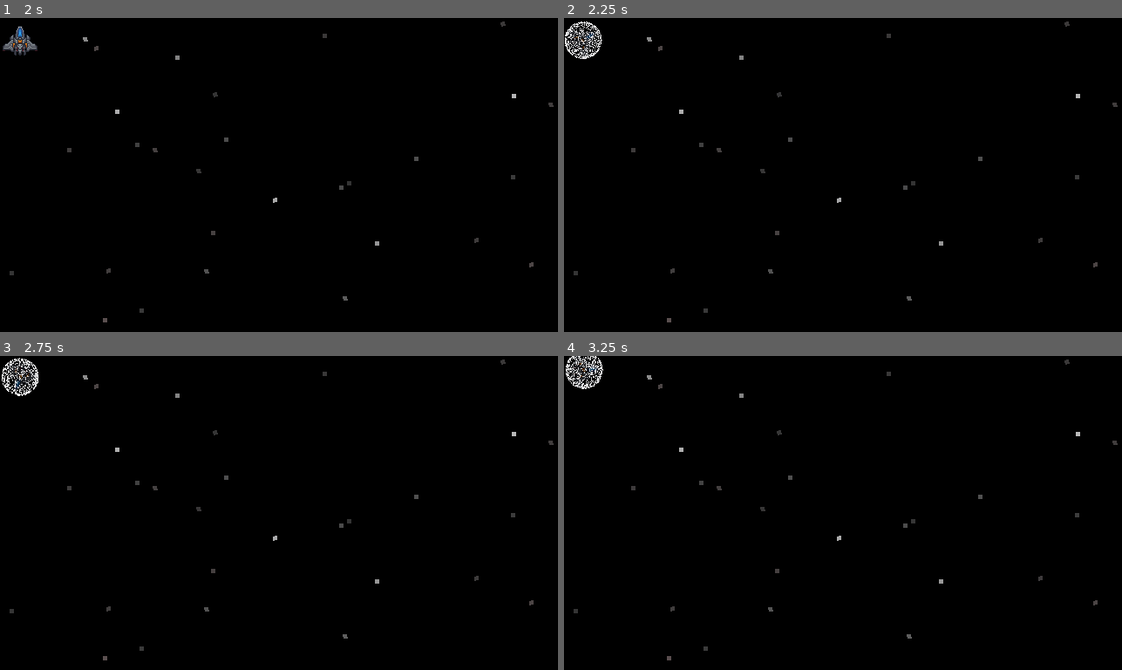
Above: before the commit, frames 1-4 (two rows, left to right).
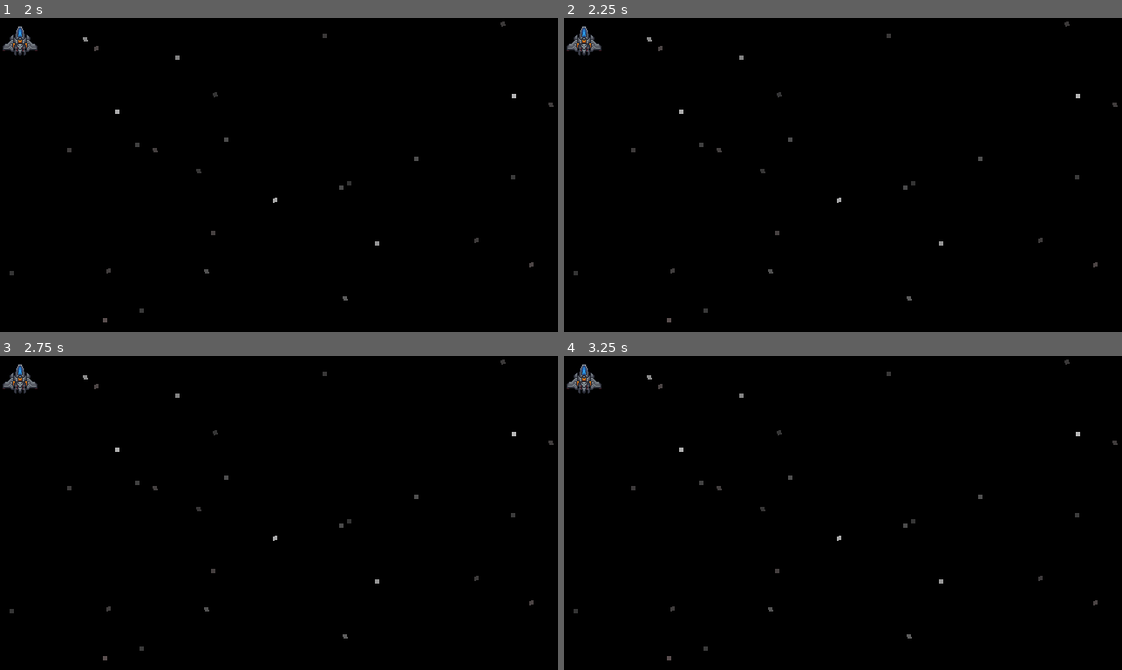
Above: after the commit, the same moments.

Repository: specialagentsoftware/spaceduel
Game: Godot game, scene res://Scenes/Title.tscn
Same seed, same stepped clock (60 frames per second), same inputs: the game is played once before the commit and once after it.
Inputs:
- Up to frame 1 (2 s): click "START" at 0.5 s; click "Light" at 1.25 s
- Up to frame 2 (2.25 s): tap Enter at 2 s; hold D (rotate_right, bound only before the commit) from 2.03 s (still down); hold Q (special2, bound only before the commit) from 2.03 s (still down)
- Up to frame 3 (2.75 s): keep holding D (rotate_right, bound only before the commit); keep holding Q (special2, bound only before the commit)
- Up to frame 4 (3.25 s): release D (rotate_right, bound only before the commit) at 2.78 s; release Q (special2, bound only before the commit) at 2.78 s; hold A (rotate_left, bound only before the commit) from 2.78 s (still down); tap E (special1, bound only before the commit) at 2.85 s; tap Q (special2, bound only before the commit) at 3.05 s

Frame 1 is identical in both runs. In frame 2, 0.5% of the frame differs, in the area x 0-7%, y 1-14%; in frame 3, 0.5%; in frame 4, 0.5%, in the area x 0-8%, y 0-12%.

Commit message:
inputchanges

Diff:
--- a/Scenes/Title.tscn
+++ b/Scenes/Title.tscn
@@ -72,6 +72,5 @@
 rect_scale = Vector2( 0.4, 0.52 )
 custom_fonts/font = ExtResource( 3 )
 text = "QUIT"
-
 [connection signal="pressed" from="Start" to="." method="_on_Start_pressed"]
 [connection signal="pressed" from="Quit" to="." method="_on_Quit_pressed"]
--- a/Scripts/LightCraft.gd
+++ b/Scripts/LightCraft.gd
@@ -36,6 +36,7 @@
 		move_and_slide(final)
 
 	if Input.is_action_just_pressed("special2"):
+		speed = 250
 		collission.visible = false
 		leftthrust.emitting = false
 		rightthrust.emitting = false
@@ -55,6 +56,7 @@
 		rightthrust.emitting = true
 
 func _on_Timer_timeout():
+		speed = 400
 		collission.visible = true
 		sprite.modulate.a = 1.0
 		leftthrust.modulate.a = 1
--- a/project.godot
+++ b/project.godot
@@ -59,47 +59,56 @@
 
 right={
 "deadzone": 0.5,
-"events": [ Object(InputEventKey,"resource_local_to_scene":false,"resource_name":"","device":0,"alt":false,"shift":false,"control":false,"meta":false,"command":false,"pressed":false,"scancode":0,"physical_scancode":68,"unicode":0,"echo":false,"script":null)
+"events": [ Object(InputEventKey,"resource_local_to_scene":false,"resource_name":"","device":0,"alt":false,"shift":false,"control":false,"meta":false,"command":false,"pressed":false,"scancode":0,"unicode":0,"echo":false,"script":null)
+, Object(InputEventKey,"resource_local_to_scene":false,"resource_name":"","device":0,"alt":false,"shift":false,"control":false,"meta":false,"command":false,"pressed":false,"scancode":68,"unicode":0,"echo":false,"script":null)
  ]
 }
 left={
 "deadzone": 0.5,
-"events": [ Object(InputEventKey,"resource_local_to_scene":false,"resource_name":"","device":0,"alt":false,"shift":false,"control":false,"meta":false,"command":false,"pressed":false,"scancode":0,"physical_scancode":65,"unicode":0,"echo":false,"script":null)
+"events": [ Object(InputEventKey,"resource_local_to_scene":false,"resource_name":"","device":0,"alt":false,"shift":false,"control":false,"meta":false,"command":false,"pressed":false,"scancode":0,"unicode":0,"echo":false,"script":null)
+, Object(InputEventKey,"resource_local_to_scene":false,"resource_name":"","device":0,"alt":false,"shift":false,"control":false,"meta":false,"command":false,"pressed":false,"scancode":65,"unicode":0,"echo":false,"script":null)
  ]
 }
 up={
 "deadzone": 0.5,
-"events": [ Object(InputEventKey,"resource_local_to_scene":false,"resource_name":"","device":0,"alt":false,"shift":false,"control":false,"meta":false,"command":false,"pressed":false,"scancode":0,"physical_scancode":87,"unicode":0,"echo":false,"script":null)
+"events": [ Object(InputEventKey,"resource_local_to_scene":false,"resource_name":"","device":0,"alt":false,"shift":false,"control":false,"meta":false,"command":false,"pressed":false,"scancode":0,"unicode":0,"echo":false,"script":null)
+, Object(InputEventKey,"resource_local_to_scene":false,"resource_name":"","device":0,"alt":false,"shift":false,"control":false,"meta":false,"command":false,"pressed":false,"scancode":87,"unicode":0,"echo":false,"script":null)
  ]
 }
 down={
 "deadzone": 0.5,
-"events": [ Object(InputEventKey,"resource_local_to_scene":false,"resource_name":"","device":0,"alt":false,"shift":false,"control":false,"meta":false,"command":false,"pressed":false,"scancode":0,"physical_scancode":83,"unicode":0,"echo":false,"script":null)
+"events": [ Object(InputEventKey,"resource_local_to_scene":false,"resource_name":"","device":0,"alt":false,"shift":false,"control":false,"meta":false,"command":false,"pressed":false,"scancode":0,"unicode":0,"echo":false,"script":null)
+, Object(InputEventKey,"resource_local_to_scene":false,"resource_name":"","device":0,"alt":false,"shift":false,"control":false,"meta":false,"command":false,"pressed":false,"scancode":83,"unicode":0,"echo":false,"script":null)
  ]
 }
 rotate_right={
 "deadzone": 0.5,
-"events": [ Object(InputEventKey,"resource_local_to_scene":false,"resource_name":"","device":0,"alt":false,"shift":false,"control":false,"meta":false,"command":false,"pressed":false,"scancode":0,"physical_scancode":68,"unicode":0,"echo":false,"script":null)
+"events": [ Object(InputEventKey,"resource_local_to_scene":false,"resource_name":"","device":0,"alt":false,"shift":false,"control":false,"meta":false,"command":false,"pressed":false,"scancode":0,"unicode":0,"echo":false,"script":null)
+, Object(InputEventKey,"resource_local_to_scene":false,"resource_name":"","device":0,"alt":false,"shift":false,"control":false,"meta":false,"command":false,"pressed":false,"scancode":68,"unicode":0,"echo":false,"script":null)
  ]
 }
 rotate_left={
 "deadzone": 0.5,
-"events": [ Object(InputEventKey,"resource_local_to_scene":false,"resource_name":"","device":0,"alt":false,"shift":false,"control":false,"meta":false,"command":false,"pressed":false,"scancode":0,"physical_scancode":65,"unicode":0,"echo":false,"script":null)
+"events": [ Object(InputEventKey,"resource_local_to_scene":false,"resource_name":"","device":0,"alt":false,"shift":false,"control":false,"meta":false,"command":false,"pressed":false,"scancode":0,"unicode":0,"echo":false,"script":null)
+, Object(InputEventKey,"resource_local_to_scene":false,"resource_name":"","device":0,"alt":false,"shift":false,"control":false,"meta":false,"command":false,"pressed":false,"scancode":65,"unicode":0,"echo":false,"script":null)
  ]
 }
 special1={
 "deadzone": 0.5,
-"events": [ Object(InputEventKey,"resource_local_to_scene":false,"resource_name":"","device":0,"alt":false,"shift":false,"control":false,"meta":false,"command":false,"pressed":false,"scancode":0,"physical_scancode":69,"unicode":0,"echo":false,"script":null)
+"events": [ Object(InputEventKey,"resource_local_to_scene":false,"resource_name":"","device":0,"alt":false,"shift":false,"control":false,"meta":false,"command":false,"pressed":false,"scancode":0,"unicode":0,"echo":false,"script":null)
+, Object(InputEventKey,"resource_local_to_scene":false,"resource_name":"","device":0,"alt":false,"shift":false,"control":false,"meta":false,"command":false,"pressed":false,"scancode":69,"unicode":0,"echo":false,"script":null)
  ]
 }
 special2={
 "deadzone": 0.5,
-"events": [ Object(InputEventKey,"resource_local_to_scene":false,"resource_name":"","device":0,"alt":false,"shift":false,"control":false,"meta":false,"command":false,"pressed":false,"scancode":0,"physical_scancode":81,"unicode":0,"echo":false,"script":null)
+"events": [ Object(InputEventKey,"resource_local_to_scene":false,"resource_name":"","device":0,"alt":false,"shift":false,"control":false,"meta":false,"command":false,"pressed":false,"scancode":0,"unicode":0,"echo":false,"script":null)
+, Object(InputEventKey,"resource_local_to_scene":false,"resource_name":"","device":0,"alt":false,"shift":false,"control":false,"meta":false,"command":false,"pressed":false,"scancode":81,"unicode":0,"echo":false,"script":null)
  ]
 }
 menu={
 "deadzone": 0.5,
-"events": [ Object(InputEventKey,"resource_local_to_scene":false,"resource_name":"","device":0,"alt":false,"shift":false,"control":false,"meta":false,"command":false,"pressed":false,"scancode":0,"physical_scancode":16777217,"unicode":0,"echo":false,"script":null)
+"events": [ Object(InputEventKey,"resource_local_to_scene":false,"resource_name":"","device":0,"alt":false,"shift":false,"control":false,"meta":false,"command":false,"pressed":false,"scancode":0,"unicode":0,"echo":false,"script":null)
+, Object(InputEventKey,"resource_local_to_scene":false,"resource_name":"","device":0,"alt":false,"shift":false,"control":false,"meta":false,"command":false,"pressed":false,"scancode":16777217,"unicode":0,"echo":false,"script":null)
  ]
 }
 
@@ -110,5 +119,5 @@
 [rendering]
 
 quality/driver/driver_name="GLES2"
+environment/default_environment="res://default_env.tres"
 2d/snapping/use_gpu_pixel_snap=true
-environment/default_environment="res://default_env.tres"
